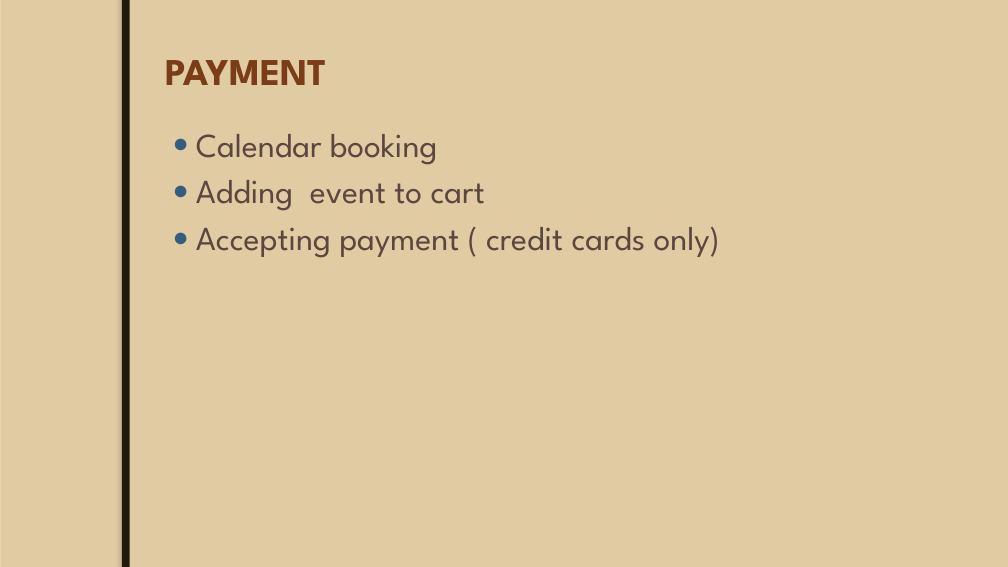
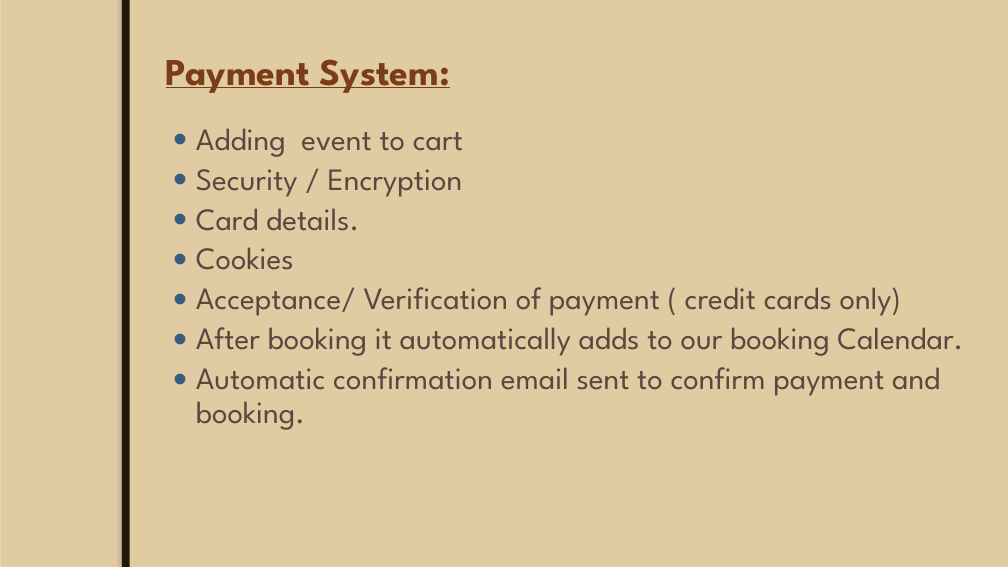
Before and after one commit to JoeyTatu/GoldenYears, a slide deck: slide 6 of Week 8 - Presentation slides/Mid-Term Project.pptx (slide 5 before the commit). Drawn at 1008x567 pixels with LibreOffice and Linux fonts; fonts in the diff are those of the drawing; background and template pictures are left out. Boxes give left, top, right and bottom in pixels: in the first picture for what was removed or moved away, otherwise in the second. Text is boxed around its words. In the diff, an @@ line names an element or a change of style, - is before the commit and + after.

```diff
--- a/Week 8 - Presentation slides/Mid-Term Project.pptx
+++ b/Week 8 - Presentation slides/Mid-Term Project.pptx
@@ title at <box>166,59,450,93</box>: text changed @@
-PAYMENT
+Payment System:
@@ text at <box>196,134,438,165</box>: paragraph removed @@
-● Calendar booking
@@ text at <box>196,128,463,157</box>: size 32 to 29.6 pt in "Adding event to cart"; line spacing 1 to 0.9 @@
@@ text at <box>196,169,963,430</box>: text changed; size 32 to 29.6 pt @@
-● Accepting payment ( credit cards only)
+● Security / Encryption
+● Card details.
+● Cookies
+● Acceptance/ Verification of payment ( credit cards only)
+● After booking it automatically adds to our booking Calendar.
+● Automatic confirmation email sent to confirm payment and booking.
```
Also in this commit, not shown: 6 other slides changed, 1 slide added.
